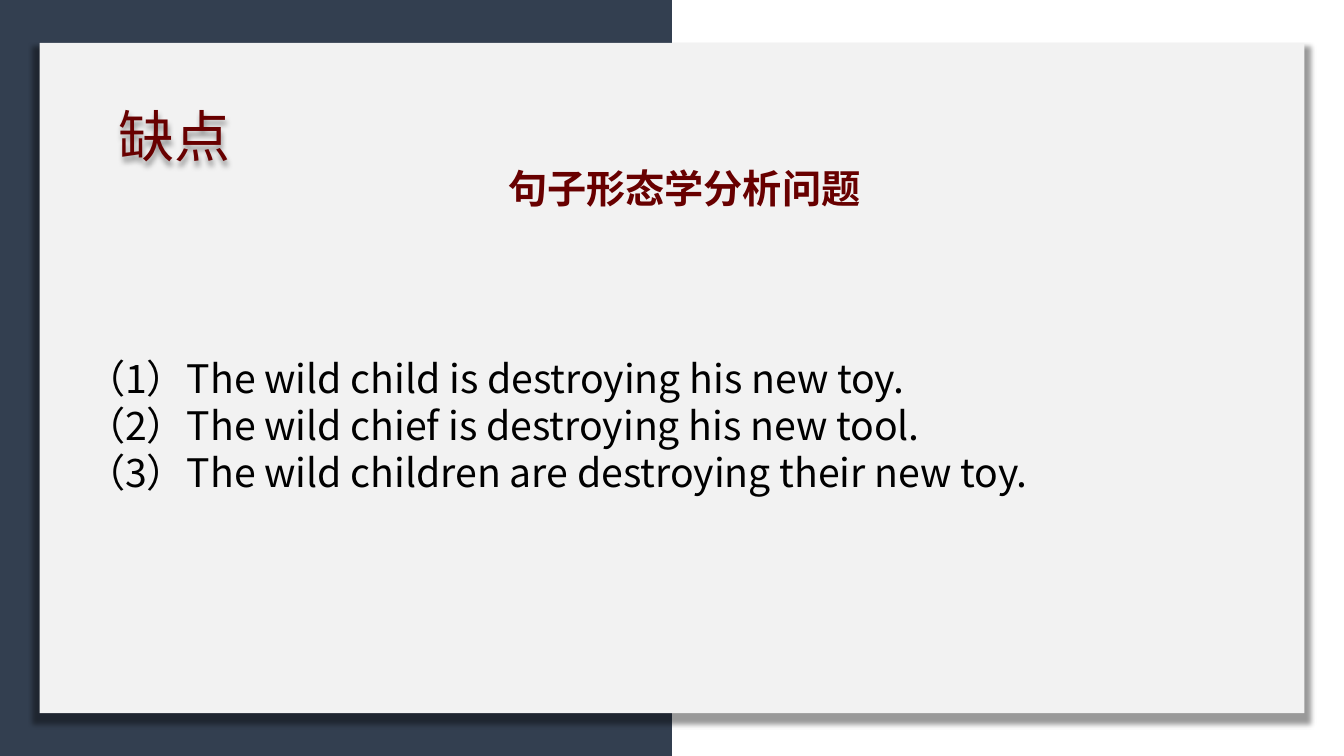
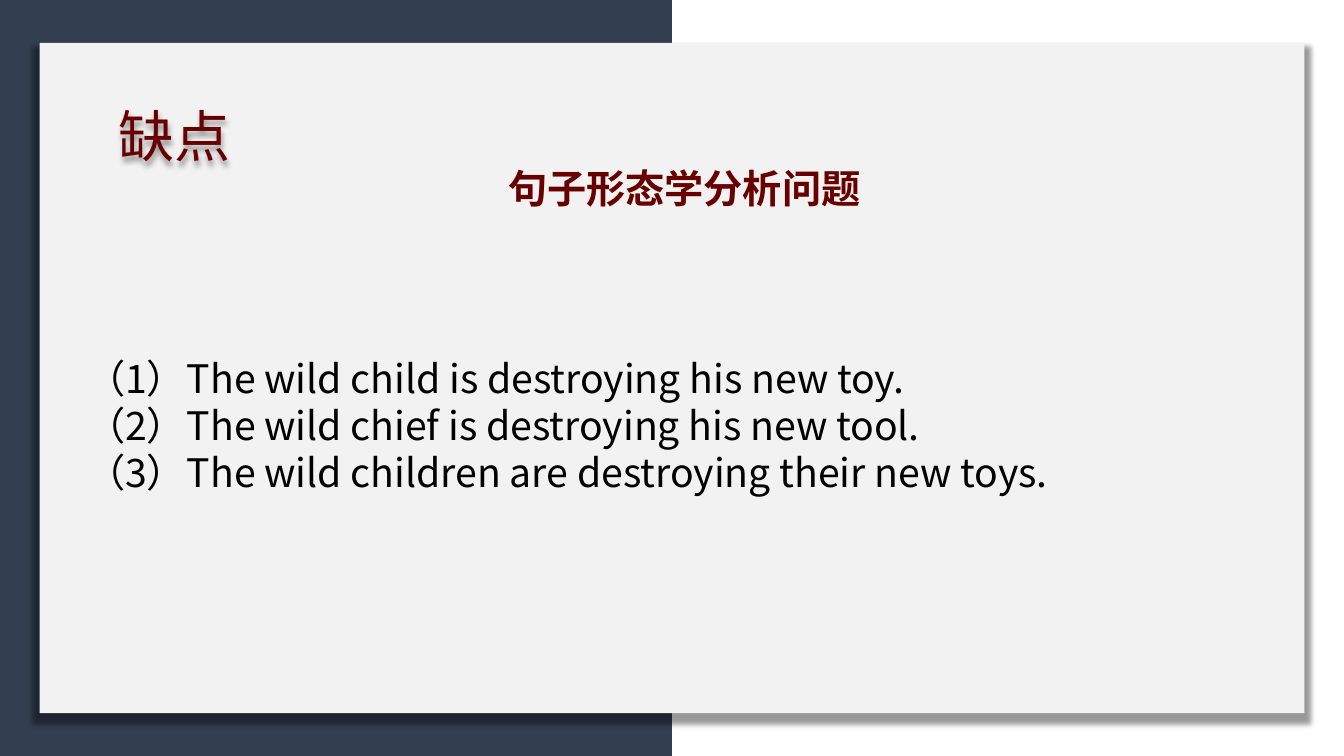
Before and after one commit to licheng0573/RosettaStone, a slide deck: slide 30 of 二组展示_10_24.pptx (slide 28 before the commit). Drawn at 1344x756 pixels with LibreOffice and Linux fonts; fonts in the diff are those of the drawing. Boxes give left, top, right and bottom in pixels: in the first picture for what was removed or moved away, otherwise in the second. Text is boxed around its words. In the diff, an @@ line names an element or a change of style, - is before the commit and + after.

```diff
--- a/二组展示_10_24.pptx
+++ b/二组展示_10_24.pptx
@@ text at <box>86,447,1047,497</box>: text changed @@
-（3） The wild children are destroying their new toy.
+（3） The wild children are destroying their new toys.
```
Also in this commit, not shown: 9 other slides changed, 2 slides added.
